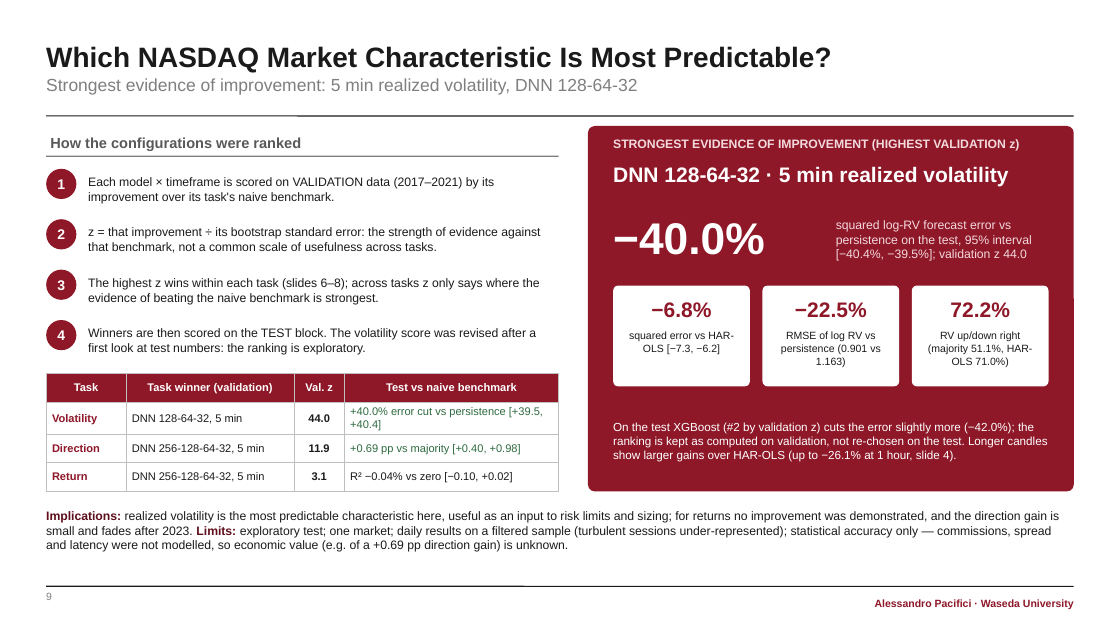
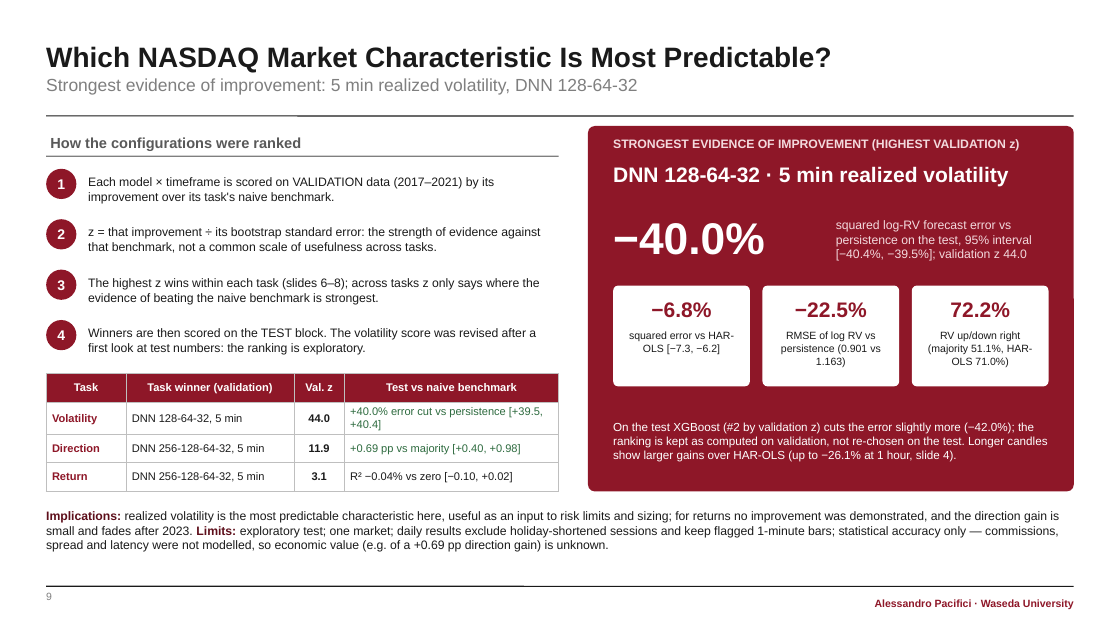
Before and after one commit to Paciooo/Project_ai_ML_bigdata, a slide deck: slide 9 of presentation/NASDAQ_multitarget_report.pptx. Drawn at 1120x630 pixels with LibreOffice and Linux fonts; fonts in the diff are those of the drawing. Boxes give left, top, right and bottom in pixels: in the first picture for what was removed or moved away, otherwise in the second. Text is boxed around its words. In the diff, an @@ line names an element or a change of style, - is before the commit and + after.

```diff
--- a/presentation/NASDAQ_multitarget_report.pptx
+++ b/presentation/NASDAQ_multitarget_report.pptx
@@ text at (46, 511, 1059, 552): text changed @@
-Implications: realized volatility is the most predictable characteristic here, useful as an input to risk limits and sizing; for returns no improvement was demonstrated, and the direction gain is small and fades after 2023. Limits: exploratory test; one market; daily results on a filtered sample (turbulent sessions under-represented); statistical accuracy only — commissions, spread and latency were not modelled, so economic value (e.g. of a +0.69 pp direction gain) is unknown.
+Implications: realized volatility is the most predictable characteristic here, useful as an input to risk limits and sizing; for returns no improvement was demonstrated, and the direction gain is small and fades after 2023. Limits: exploratory test; one market; daily results exclude holiday-shortened sessions and keep flagged 1-minute bars; statistical accuracy only — commissions, spread and latency were not modelled, so economic value (e.g. of a +0.69 pp direction gain) is unknown.
```
Also in this commit, not shown: 3 other slides changed, 34 other files.
